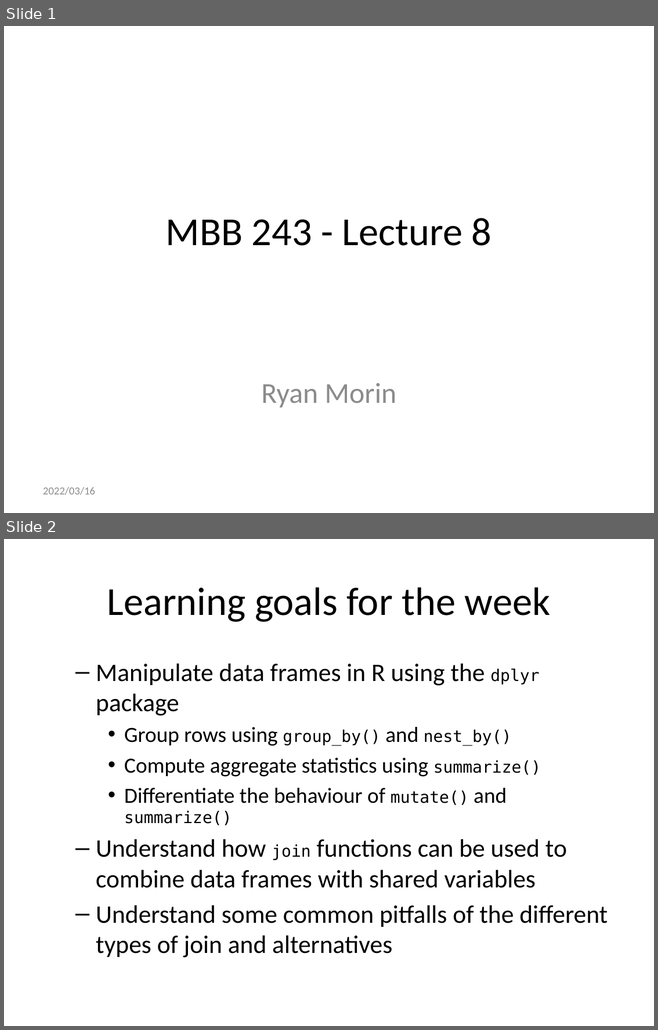
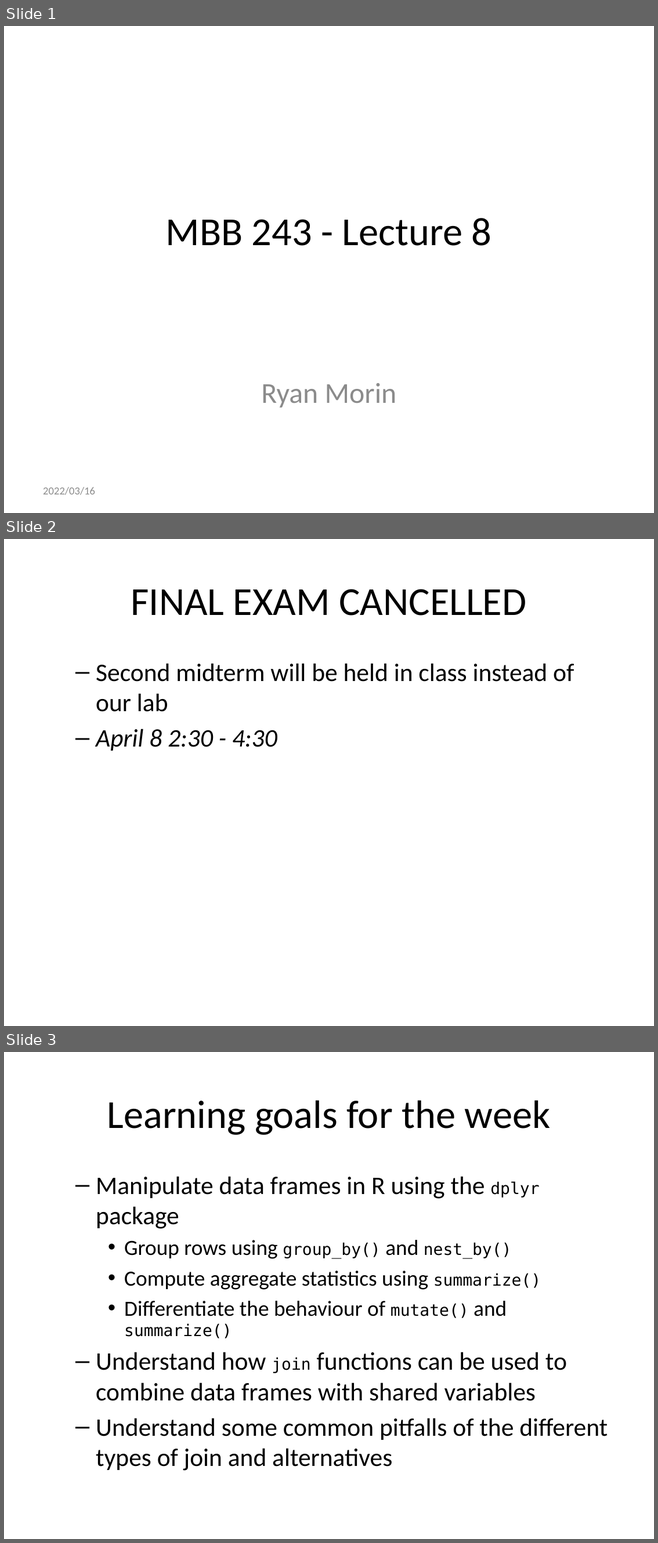
Before and after one commit to morinlab/MBB243, a slide deck: Lecture08.pptx. Shown one above the other, each under a label of ours: slides 1 and 2 before the commit, slides 1, 2 and 3 after it. The pictures are 658x1030 and 658x1543 pixels, drawn with LibreOffice and Linux fonts; fonts in the diff are those of the drawing. Boxes give left, top, right and bottom in pixels: in the first picture for what was removed or moved away, otherwise in the second. Text is boxed around its words. In the diff, an @@ line names an element or a change of style, - is before the commit and + after.

Commit message:
update with midterm announcement

```diff
--- a/Lecture08.pptx
+++ b/Lecture08.pptx
@@ slide 2 added at [4, 539, 654, 1026], background #FFFFFF @@
@@ title added at [130, 589, 526, 616], 44 pt, text #000000 @@
+FINAL EXAM CANCELLED
@@ text added at [96, 663, 574, 751], 28 pt, text #000000 @@
+  – Second midterm will be held in class instead of our lab
+  – April 8 2:30 - 4:30
@@ what was slide 2 is now slide 3 @@
```
